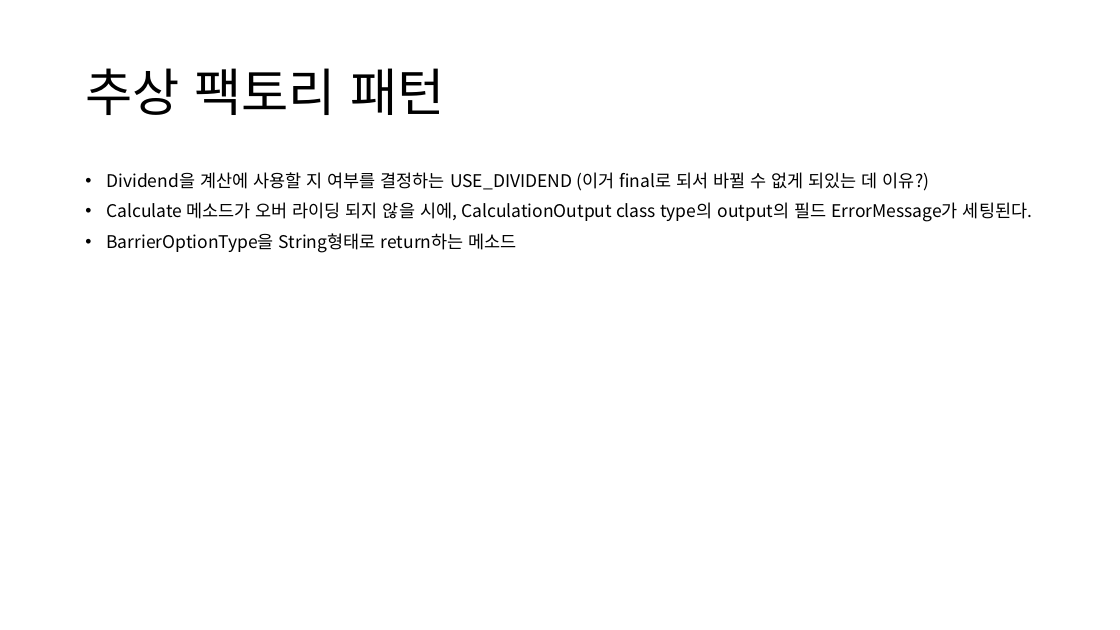
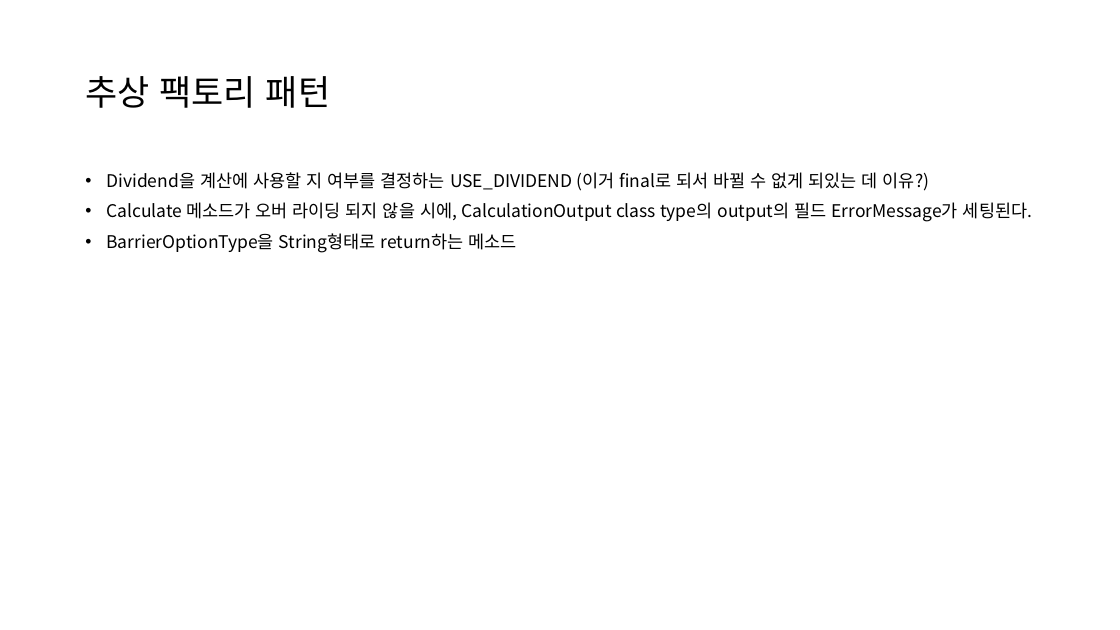
Before and after one commit to kdw1437/SpringHomework_BackEnd, a slide deck: slide 3 of QuantPricer 클론 코딩_240903.pptx. Drawn at 1120x630 pixels with LibreOffice and Linux fonts; fonts in the diff are those of the drawing. Boxes give left, top, right and bottom in pixels: in the first picture for what was removed or moved away, otherwise in the second. Text is boxed around its words. In the diff, an @@ line names an element or a change of style, - is before the commit and + after.

```diff
--- a/QuantPricer 클론 코딩_240903.pptx
+++ b/QuantPricer 클론 코딩_240903.pptx
@@ title "추상 팩토리 패턴" at bbox=[85, 76, 330, 108]: size 44 to 30 pt @@
```
Also in this commit, not shown: 1 other slide changed, 6 slides added.
